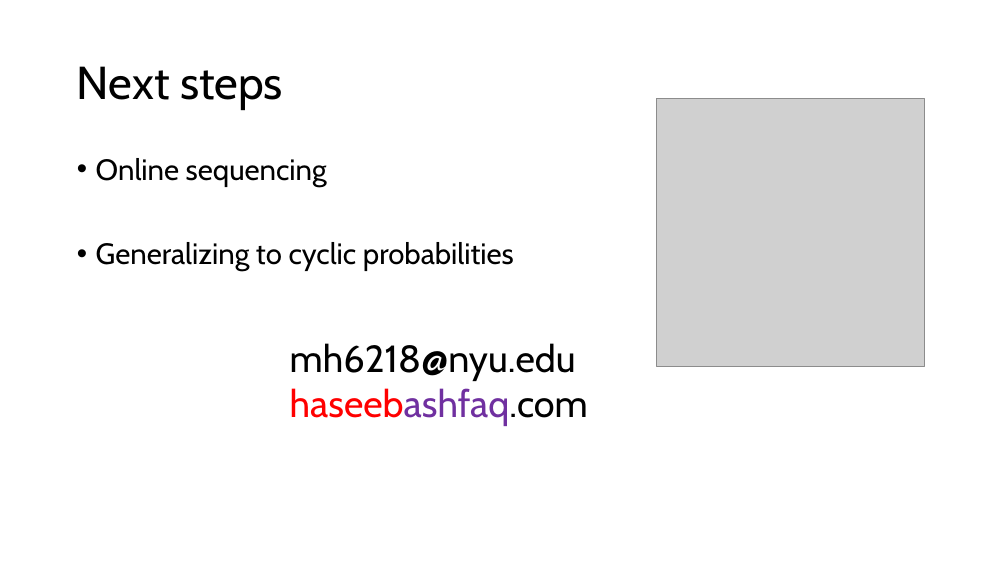
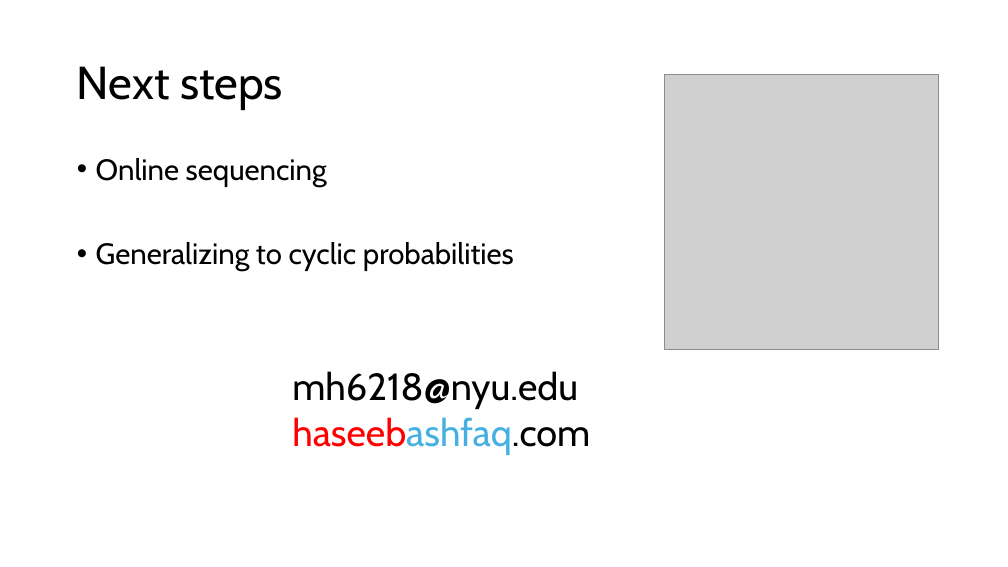
Before and after one commit to HaseebLUMS/Onyx-Presentation, a slide deck: slide 32 of tommy_hotnets_v2.pptx. Drawn at 1008x567 pixels with LibreOffice and Linux fonts; fonts in the diff are those of the drawing; grey boxes stand for pictures. Boxes give left, top, right and bottom in pixels: in the first picture for what was removed or moved away, otherwise in the second. Text is boxed around its words. In the diff, an @@ line names an element or a change of style, - is before the commit and + after.

```diff
--- a/tommy_hotnets_v2.pptx
+++ b/tommy_hotnets_v2.pptx
@@ picture resized from (x1=657, y1=98, x2=925, y2=366) to (x1=665, y1=75, x2=939, y2=349) @@
@@ text "mh6218@nyu.edu" moved from (x1=290, y1=343, x2=588, y2=426) to (x1=292, y1=371, x2=590, y2=455) @@
@@ text at (x1=292, y1=417, x2=590, y2=455): text colour #7030A0 to #46B1E1 in "haseebashfaq.com" @@
```
Also in this commit, not shown: 1 other slide changed.
